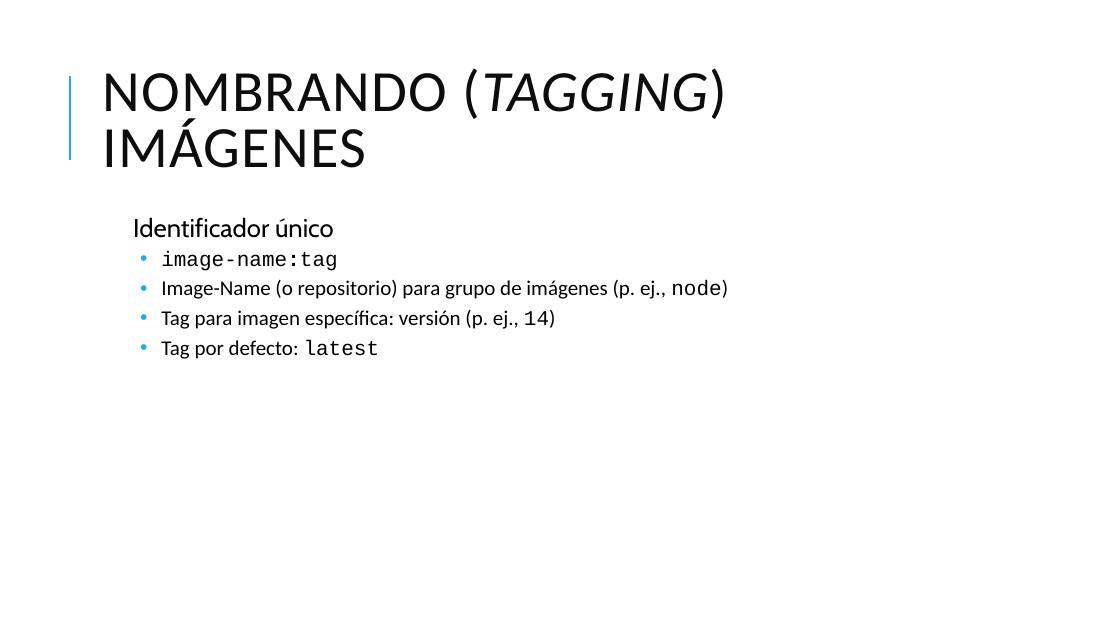
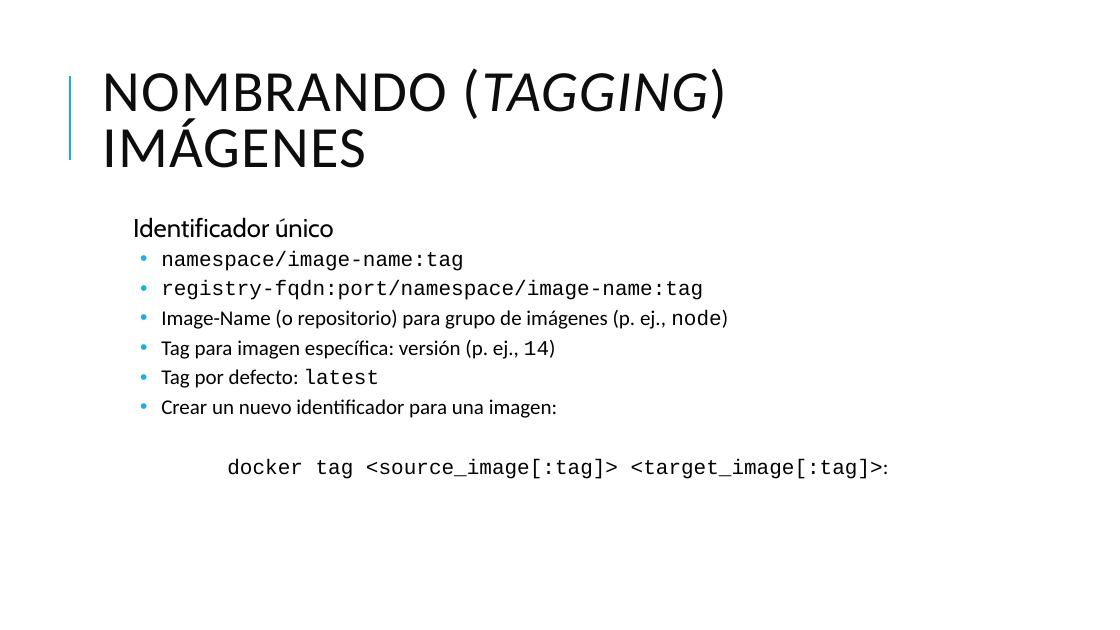
Before and after one commit to grupoinetel/curso-devops-ulpgc, a slide deck: slide 32 of ppt/curso-devops-ulpgc-docker.pptx. Drawn at 1120x630 pixels with LibreOffice and Linux fonts; fonts in the diff are those of the drawing; background and template pictures are left out. Boxes give left, top, right and bottom in pixels: in the first picture for what was removed or moved away, otherwise in the second. Text is boxed around its words. In the diff, an @@ line names an element or a change of style, - is before the commit and + after.

```diff
--- a/ppt/curso-devops-ulpgc-docker.pptx
+++ b/ppt/curso-devops-ulpgc-docker.pptx
@@ text at (x1=161, y1=251, x2=703, y2=300): text changed @@
-  • image-name:tag
+  • namespace/image-name:tag
+  • registry-fqdn:port/namespace/image-name:tag
@@ text at (x1=161, y1=399, x2=889, y2=479): paragraphs added @@
+  • Crear un nuevo identificador para una imagen:
+  docker tag <source_image[:tag]> <target_image[:tag]>:
```
Also in this commit, not shown: 1 other slide changed, 1 other file.
